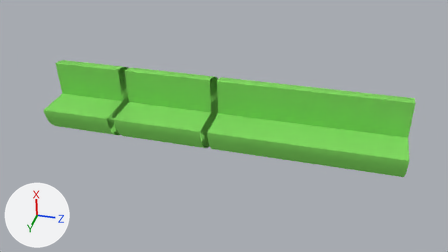
A saved change to the Blender file Poster/cev.blend.
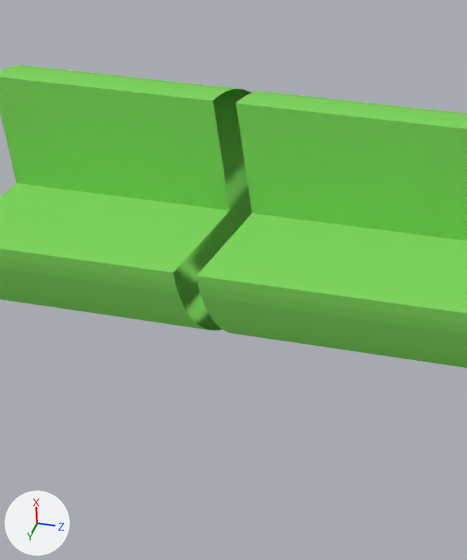
Each version appears first from the file's camera 'Camera', and next in a close-up on the part from 13% to 42% of the width and 17% to 79% of the height. Arrows for +X, +Y and +Z are at lower left; the lights stay in place.

Script lines for the objects in view, before the commit:
```python
me_circle = bpy.data.meshes.new('Circle')
me_circle.from_pydata(...)  # 100 vertices, 50 faces; spans x -1.0..1.0, y -1.0..1.0, z 0.0..10.0
me_circle.materials.append(mat_material_001)  # its picture is missing
me_circle_003 = bpy.data.meshes.new('Circle.003')
me_circle_003.from_pydata(...)  # 100 vertices, 50 faces; spans x -1.0..1.0, y -1.0..1.0, z 0.0..10.0
me_circle_003.materials.append(mat_material_001)  # its picture is missing
ob_circle = bpy.data.objects.new('Circle', me_circle)
ob_circle.location = (0.0, 0.0, 5.0)
ob_circle.scale = (1.0, 1.0, 0.25)
ob_circle_003 = bpy.data.objects.new('Circle.003', me_circle_003)
ob_circle_003.location = (0.0, 0.0, 2.8)
ob_circle_003.scale = (1.0, 1.0, 0.2)
```
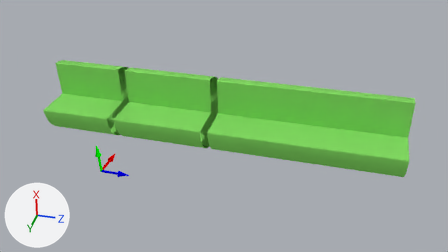
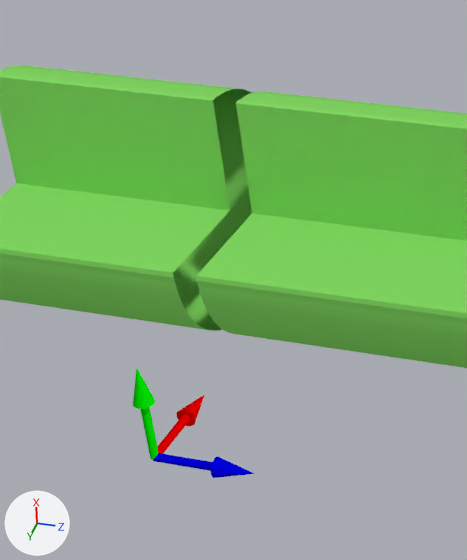
Changed parts and their boxes (x1, y1, x2, y2) in the close-ups (467 x 560 px):
'Cylinder', added (blue): after (153, 453, 254, 478)
'Cone.002', added (green): after (133, 368, 159, 460)
'Cone.001', added (red): after (157, 395, 204, 454)

The change, as a list of edits to the scene's bpy script:
```text
Add mat_material_003:
    mat_material_003 = diffuse_material('Material.003')
    mat_material_003.base_color = (0.0, 0.0, 0.8)  # blue #0000e7
Add mat_material:
    mat_material = diffuse_material('Material')
    mat_material.base_color = (0.8, 0.0, 0.0)  # red #e70000
Add mat_material_002:
    mat_material_002 = diffuse_material('Material.002')
    mat_material_002.base_color = (0.0, 0.8, 0.0)  # green #00e700
Add me_cylinder_001:
    me_cylinder_001.from_pydata(...)  # a 32-sided cylinder along z spanning x -1.0..1.0, y -1.0..1.0, z -1.0..1.0; a 32-sided cone pointing to +z spanning x -2.4..2.4, y -2.4..2.4, z 0.52..1.48
    me_cylinder_001.materials.append(mat_material_003)  # blue #0000e7
Add me_cone_001:
    me_cone_001.from_pydata(...)  # 97 vertices, 67 faces; spans x -1.0..1.0, y -1.0..1.0, z -4.17..1.0
    me_cone_001.materials.append(mat_material)  # red #e70000
Add me_cone_002:
    me_cone_002.from_pydata(...)  # 97 vertices, 67 faces; spans x -1.0..1.0, y -1.0..1.0, z -4.17..1.0
    me_cone_002.materials.append(mat_material_002)  # green #00e700
Add ob_cylinder:
    ob_cylinder = bpy.data.objects.new('Cylinder', me_cylinder_001)
    ob_cylinder.location = (-0.163, 2.963, 5.955)
    ob_cylinder.rotation_euler = (0.0, 0.0, -1.571)  # degrees (0, 0, -90)
    ob_cylinder.scale = (0.03, 0.03, 0.3)
Add ob_cone_001:
    ob_cone_001 = bpy.data.objects.new('Cone.001', me_cone_001)
    ob_cone_001.location = (-0.163, 2.363, 5.655)
    ob_cone_001.rotation_euler = (1.571, 1.571, 0.0)  # degrees (90, 90, 0)
    ob_cone_001.scale = (0.072, 0.072, 0.144)
Add ob_cone_002:
    ob_cone_002 = bpy.data.objects.new('Cone.002', me_cone_002)
    ob_cone_002.location = (0.437, 2.963, 5.655)
    ob_cone_002.rotation_euler = (0.0, 1.571, 0.0)  # degrees (0, 90, 0)
    ob_cone_002.scale = (0.072, 0.072, 0.144)
```
